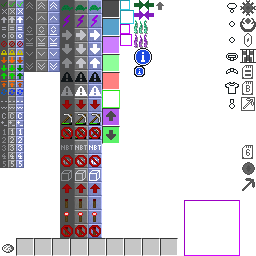
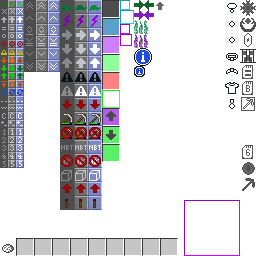
Before/after of a 256px x 256px layered artwork. What changed in the layer stack:
painted on "Icons 2" over [61, 225, 101, 237]
painted on "Icons" over [64, 212, 97, 236]
painted on "Background" over [60, 144, 120, 238]
